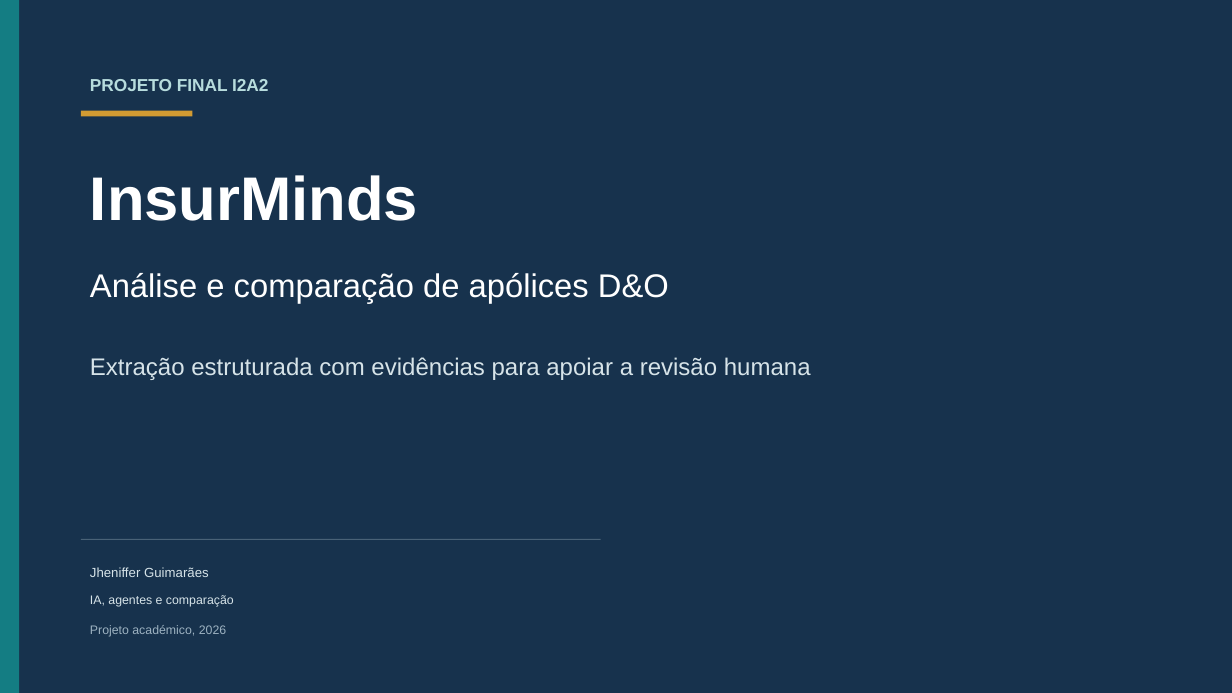
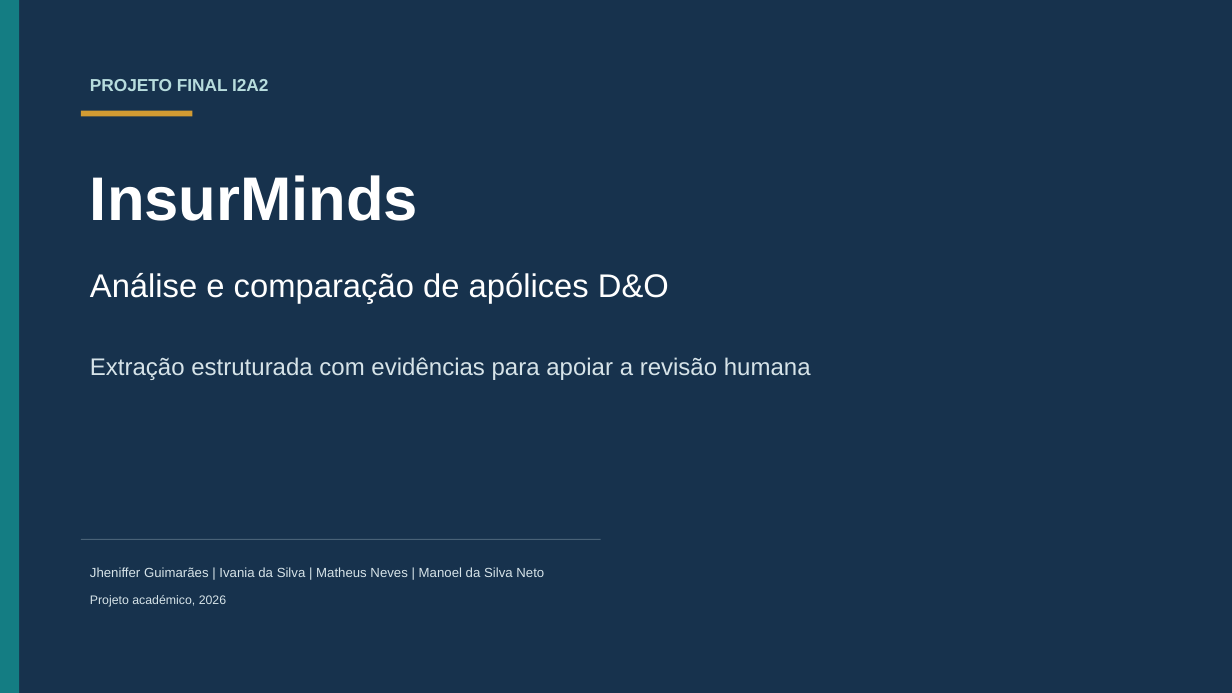
Before and after one commit to jhenifferg/insurminds-do-policy-analyzer, a slide deck: slide 1 of Projeto_Final_Artefatos/InsurMinds_Projeto_Final.pptx. Drawn at 1232x693 pixels with LibreOffice and Linux fonts; fonts in the diff are those of the drawing. Boxes give left, top, right and bottom in pixels: in the first picture for what was removed or moved away, otherwise in the second. Text is boxed around its words. In the diff, an @@ line names an element or a change of style, - is before the commit and + after.

```diff
--- a/Projeto_Final_Artefatos/InsurMinds_Projeto_Final.pptx
+++ b/Projeto_Final_Artefatos/InsurMinds_Projeto_Final.pptx
@@ text at <box>90,567,544,577</box>: text changed @@
-Jheniffer Guimarães
+Jheniffer Guimarães | Ivania da Silva | Matheus Neves | Manoel da Silva Neto
@@ text "Projeto académico, 2026": place and size @@
-text "Projeto académico, 2026" at <box>90,625,226,637</box>
+text "Projeto académico, 2026" at <box>90,595,226,607</box>
@@ text "Projeto académico, 2026" at <box>90,595,226,607</box>: text colour #9DB2C1 to #D6E3E8 @@
@@ text removed at <box>90,595,234,607</box> @@
-IA, agentes e comparação
```
Also in this commit, not shown: 7 other slides changed, 1 slide added, 1 other file.
